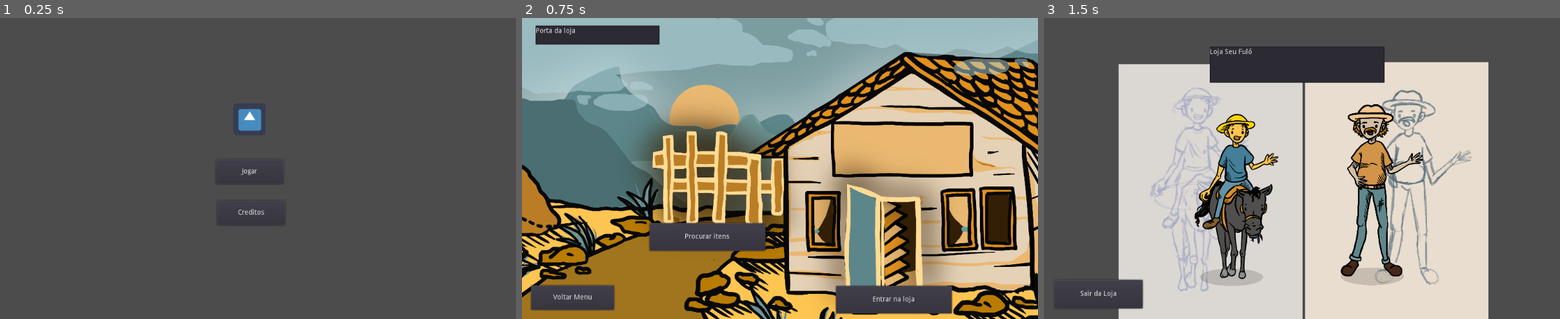
Above: before the commit, frames 1-3 (left to right).
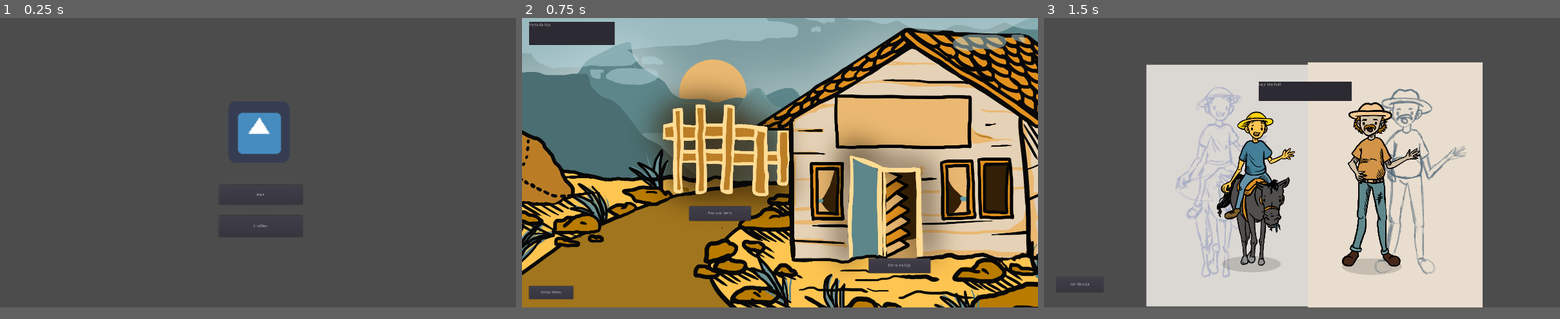
Above: after the commit, the same moments.

Repository: projeto-sertao-mundo/venda
Game: Godot game, scene res://scenes/menu.tscn
Same seed, same stepped clock (60 frames per second), same inputs: the game is played once before the commit and once after it. The engine's default icon, where the game draws it, is replaced by a stand-in: a white triangle on a blue panel in a dark square.
Inputs:
- Up to frame 1 (0.25 s): no input
- Up to frame 2 (0.75 s): click "Jogar" at 0.5 s
- Up to frame 3 (1.5 s): click "Entrar na loja" at 1.25 s
In our replay, the window is 800x468 before the commit and 800x450 after it. These sizes can differ from the game's own. Grey fills any space a smaller window leaves; there, only what the larger window draws over its background counts as a difference.

The runs differ from the first frame. In frame 1, 1.2% of the frame differs, in the area x 42-56%, y 30-70%; in frame 2, 67%, in the area x 0-100%, y 0-100%; in frame 3, 24%.

Commit message:
update: novas consfigurações

Diff:
--- a/game/project.godot
+++ b/game/project.godot
@@ -21,7 +21,8 @@
 
 [display]
 
-window/size/fullscreen=true
+window/size/width=1920
+window/size/height=1080
 window/vsync/use_vsync=false
 window/stretch/mode="viewport"
 window/stretch/aspect="keep"
--- a/game/scenes/level-01.tscn
+++ b/game/scenes/level-01.tscn
@@ -6,60 +6,60 @@
 [node name="Node2D" type="Node2D"]
 
 [node name="Skills" type="Sprite" parent="."]
-position = Vector2( 480.438, 288.5 )
-scale = Vector2( 1.96094, 1.96094 )
+position = Vector2( 927.795, 523.951 )
+scale = Vector2( 3.27484, 3.27484 )
 texture = ExtResource( 1 )
 
 [node name="ColorRect" type="ColorRect" parent="."]
-margin_left = 328.0
-margin_top = 531.0
-margin_right = 378.0
-margin_bottom = 581.0
+margin_left = 778.72
+margin_top = 974.993
+margin_right = 828.72
+margin_bottom = 1024.99
 __meta__ = {
 "_edit_use_anchors_": false
 }
 
 [node name="ColorRect2" type="ColorRect" parent="."]
-margin_left = 394.0
-margin_top = 531.0
-margin_right = 444.0
-margin_bottom = 581.0
+margin_left = 844.72
+margin_top = 974.993
+margin_right = 894.72
+margin_bottom = 1024.99
 __meta__ = {
 "_edit_use_anchors_": false
 }
 
 [node name="ColorRect3" type="ColorRect" parent="."]
-margin_left = 462.0
-margin_top = 530.0
-margin_right = 512.0
-margin_bottom = 580.0
+margin_left = 912.72
+margin_top = 973.993
+margin_right = 962.72
+margin_bottom = 1023.99
 __meta__ = {
 "_edit_use_anchors_": false
 }
 
 [node name="ColorRect4" type="ColorRect" parent="."]
-margin_left = 527.0
-margin_top = 530.0
-margin_right = 577.0
-margin_bottom = 580.0
+margin_left = 977.72
+margin_top = 973.993
+margin_right = 1027.72
+margin_bottom = 1023.99
 __meta__ = {
 "_edit_use_anchors_": false
 }
 
 [node name="ColorRect5" type="ColorRect" parent="."]
-margin_left = 594.0
-margin_top = 527.0
-margin_right = 644.0
-margin_bottom = 577.0
+margin_left = 1044.72
+margin_top = 970.993
+margin_right = 1094.72
+margin_bottom = 1020.99
 __meta__ = {
 "_edit_use_anchors_": false
 }
 
 [node name="Button" type="Button" parent="."]
-margin_left = 23.0
-margin_top = 529.0
-margin_right = 182.0
-margin_bottom = 577.0
+margin_left = 39.818
+margin_top = 986.448
+margin_right = 198.818
+margin_bottom = 1034.45
 text = "Voltar"
 script = ExtResource( 2 )
 __meta__ = {
--- a/game/scenes/levels.tscn
+++ b/game/scenes/levels.tscn
@@ -5,10 +5,10 @@
 [node name="Node2D" type="Node2D"]
 
 [node name="Button" type="Button" parent="."]
-margin_left = 244.592
-margin_top = 391.956
-margin_right = 380.592
-margin_bottom = 442.956
+margin_left = 655.128
+margin_top = 778.519
+margin_right = 791.128
+margin_bottom = 829.519
 text = "Level 1"
 script = ExtResource( 1 )
 __meta__ = {
@@ -20,10 +20,10 @@
 anchor_top = 0.5
 anchor_right = 0.5
 anchor_bottom = 0.5
-margin_left = 450.215
-margin_top = 391.235
-margin_right = 586.215
-margin_bottom = 442.235
+margin_left = 860.751
+margin_top = 777.798
+margin_right = 996.751
+margin_bottom = 828.798
 text = "Level 2"
 script = ExtResource( 1 )
 __meta__ = {
@@ -31,10 +31,10 @@
 }
 
 [node name="Button3" type="Button" parent="."]
-margin_left = 659.853
-margin_top = 391.732
-margin_right = 795.853
-margin_bottom = 442.732
+margin_left = 1070.39
+margin_top = 778.295
+margin_right = 1206.39
+margin_bottom = 829.295
 text = "Level 3"
 script = ExtResource( 1 )
 __meta__ = {
@@ -42,10 +42,10 @@
 }
 
 [node name="Button4" type="Button" parent="."]
-margin_left = 22.0
-margin_top = 528.665
-margin_right = 158.0
-margin_bottom = 579.665
+margin_left = 36.9832
+margin_top = 996.137
+margin_right = 172.983
+margin_bottom = 1047.14
 text = "Voltar"
 script = ExtResource( 1 )
 __meta__ = {
--- a/game/scenes/menu.tscn
+++ b/game/scenes/menu.tscn
@@ -1,29 +1,54 @@
 [gd_scene load_steps=5 format=2]
 
-[ext_resource path="res://scripts/move1.gd" type="Script" id=1]
 [ext_resource path="res://icon.png" type="Texture" id=2]
 [ext_resource path="res://scripts/button-actions.gd" type="Script" id=3]
 
-[sub_resource type="RectangleShape2D" id=1]
+[sub_resource type="GDScript" id=1]
+script/source = "extends KinematicBody2D
+
+export (int) var speed = 200
+
+var velocity = Vector2()
+
+func get_input():
+	velocity = Vector2()
+	if Input.is_action_pressed(\"ui_right\"):
+		velocity.x += 1
+	if Input.is_action_pressed(\"ui_left\"):
+		velocity.x -= 1
+	if Input.is_action_pressed(\"ui_down\"):
+		velocity.y += 1
+	if Input.is_action_pressed(\"ui_up\"):
+		velocity.y -= 1
+	velocity = velocity.normalized() * speed
+
+func _physics_process(delta):
+	get_input()
+	velocity = move_and_slide(velocity)
+"
+
+[sub_resource type="RectangleShape2D" id=2]
 extents = Vector2( 32.0167, 31.6132 )
 
 [node name="Node2D" type="Node2D"]
 
 [node name="KinematicBody2D" type="KinematicBody2D" parent="."]
-position = Vector2( 495.226, 201.561 )
-script = ExtResource( 1 )
+position = Vector2( 961.994, 482.198 )
+script = SubResource( 1 )
 
 [node name="icon" type="Sprite" parent="KinematicBody2D"]
+position = Vector2( 1.78186, -57.0175 )
+scale = Vector2( 3.56133, 3.56133 )
 texture = ExtResource( 2 )
 
 [node name="CollisionShape2D" type="CollisionShape2D" parent="KinematicBody2D"]
-shape = SubResource( 1 )
+shape = SubResource( 2 )
 
 [node name="BtnPlayGame" type="Button" parent="."]
-margin_left = 428.484
-margin_top = 281.651
-margin_right = 563.484
-margin_bottom = 330.651
+margin_left = 814.263
+margin_top = 623.47
+margin_right = 1126.26
+margin_bottom = 696.47
 text = "Jogar"
 script = ExtResource( 3 )
 __meta__ = {
@@ -31,10 +56,10 @@
 }
 
 [node name="Button2" type="Button" parent="."]
-margin_left = 431.153
-margin_top = 364.411
-margin_right = 566.153
-margin_bottom = 413.411
+margin_left = 814.263
+margin_top = 736.442
+margin_right = 1126.26
+margin_bottom = 817.442
 text = "Creditos"
 __meta__ = {
 "_edit_use_anchors_": false
--- a/game/scenes/store-out.tscn
+++ b/game/scenes/store-out.tscn
@@ -6,25 +6,25 @@
 [node name="Node2D" type="Node2D"]
 
 [node name="concept_store-out" type="Sprite" parent="."]
-position = Vector2( 513.209, 320 )
-scale = Vector2( 0.31424, 0.31424 )
+position = Vector2( 982.758, 492.194 )
+scale = Vector2( 0.567316, 0.567316 )
 texture = ExtResource( 2 )
 
 [node name="TextEdit" type="TextEdit" parent="."]
 margin_left = 27.0
 margin_top = 15.0
-margin_right = 273.0
-margin_bottom = 53.0
+margin_right = 345.0
+margin_bottom = 101.0
 text = "Porta da loja"
 __meta__ = {
 "_edit_use_anchors_": false
 }
 
 [node name="Button" type="Button" parent="."]
-margin_left = 622.511
-margin_top = 534.247
-margin_right = 852.511
-margin_bottom = 589.247
+margin_left = 1289.93
+margin_top = 897.323
+margin_right = 1519.93
+margin_bottom = 952.323
 text = "Entrar na loja"
 script = ExtResource( 1 )
 __meta__ = {
@@ -32,10 +32,10 @@
 }
 
 [node name="Button2" type="Button" parent="."]
-margin_left = 253.409
-margin_top = 408.532
-margin_right = 483.409
-margin_bottom = 463.532
+margin_left = 621.825
+margin_top = 702.197
+margin_right = 851.825
+margin_bottom = 757.197
 text = "Procurar itens"
 script = ExtResource( 1 )
 __meta__ = {
@@ -43,10 +43,10 @@
 }
 
 [node name="Button3" type="Button" parent="."]
-margin_left = 17.6529
-margin_top = 533.0
-margin_right = 182.653
-margin_bottom = 582.0
+margin_left = 25.6619
+margin_top = 1000.19
+margin_right = 190.662
+margin_bottom = 1049.19
 text = "Voltar Menu"
 script = ExtResource( 1 )
 __meta__ = {
--- a/game/scenes/store.tscn
+++ b/game/scenes/store.tscn
@@ -7,31 +7,31 @@
 [node name="Node2D" type="Node2D"]
 
 [node name="concept_kid" type="Sprite" parent="."]
-position = Vector2( 330.626, 349.302 )
-scale = Vector2( 0.146932, 0.146932 )
+position = Vector2( 698.903, 625.51 )
+scale = Vector2( 0.257026, 0.257026 )
 texture = ExtResource( 3 )
 flip_h = true
 
 [node name="concept_helper" type="Sprite" parent="."]
-position = Vector2( 699.88, 345.822 )
-scale = Vector2( 0.146932, 0.146932 )
+position = Vector2( 1306.27, 625.205 )
+scale = Vector2( 0.262146, 0.262146 )
 texture = ExtResource( 2 )
 
 [node name="TextEdit" type="TextEdit" parent="."]
-margin_left = 328.818
-margin_top = 57.069
-margin_right = 675.818
-margin_bottom = 129.069
+margin_left = 798.689
+margin_top = 238.033
+margin_right = 1145.69
+margin_bottom = 310.033
 text = "Loja Seu Fulô"
 __meta__ = {
 "_edit_use_anchors_": false
 }
 
 [node name="Button" type="Button" parent="."]
-margin_left = 21.0
-margin_top = 522.0
-margin_right = 196.0
-margin_bottom = 579.0
+margin_left = 46.3984
+margin_top = 966.472
+margin_right = 221.398
+margin_bottom = 1023.47
 text = "Sair da Loja"
 script = ExtResource( 1 )
 __meta__ = {
--- a/game/scripts/button-actions.gd
+++ b/game/scripts/button-actions.gd
@@ -5,24 +5,18 @@
 
 func _on_BackMenu_pressed():
 	get_tree().change_scene("res://scenes/menu.tscn")
-	pass
 
 func _on_BackStoreOut_pressed():
 	get_tree().change_scene("res://scenes/store-out.tscn")
-	pass
 
 func _on_BackLevelChoice_pressed():
 	get_tree().change_scene("res://scenes/levels.tscn")
-	pass
 
 func _on_EnterStore_pressed():
 	get_tree().change_scene("res://scenes/store.tscn")
-	pass
 
 func _on_EnterLevelChoice_pressed():
 	get_tree().change_scene("res://scenes/levels.tscn")
-	pass
 
 func _on_EnterLevel01_pressed():
 	get_tree().change_scene("res://scenes/level-01.tscn")
-	pass
--- a/game/scripts/move1.gd
+++ /dev/null
@@ -1,21 +0,0 @@
-extends KinematicBody2D
-
-export (int) var speed = 200
-
-var velocity = Vector2()
-
-func get_input():
-	velocity = Vector2()
-	if Input.is_action_pressed("ui_right"):
-		velocity.x += 1
-	if Input.is_action_pressed("ui_left"):
-		velocity.x -= 1
-	if Input.is_action_pressed("ui_down"):
-		velocity.y += 1
-	if Input.is_action_pressed("ui_up"):
-		velocity.y -= 1
-	velocity = velocity.normalized() * speed
-
-func _physics_process(delta):
-	get_input()
-	velocity = move_and_slide(velocity)
